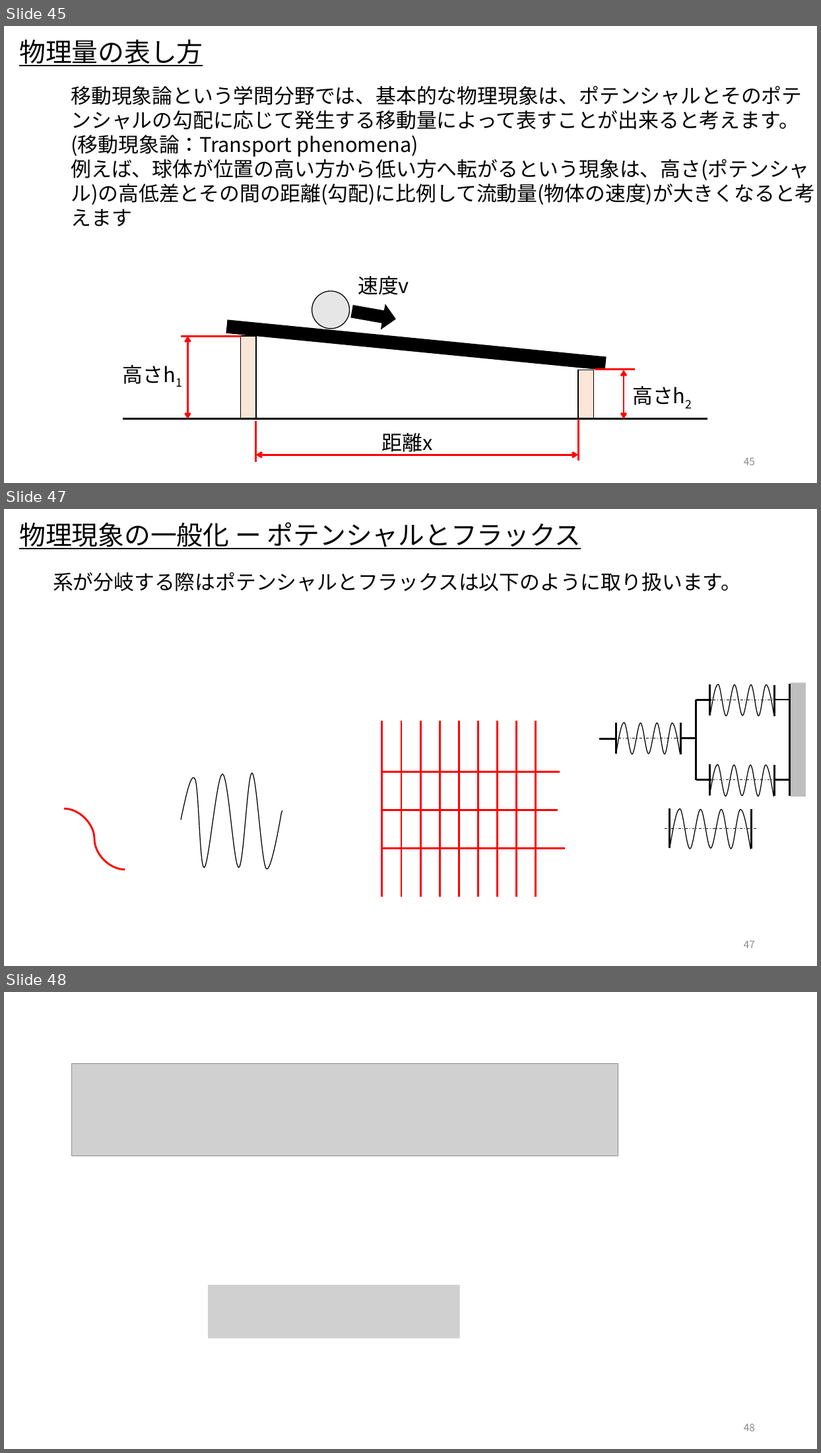
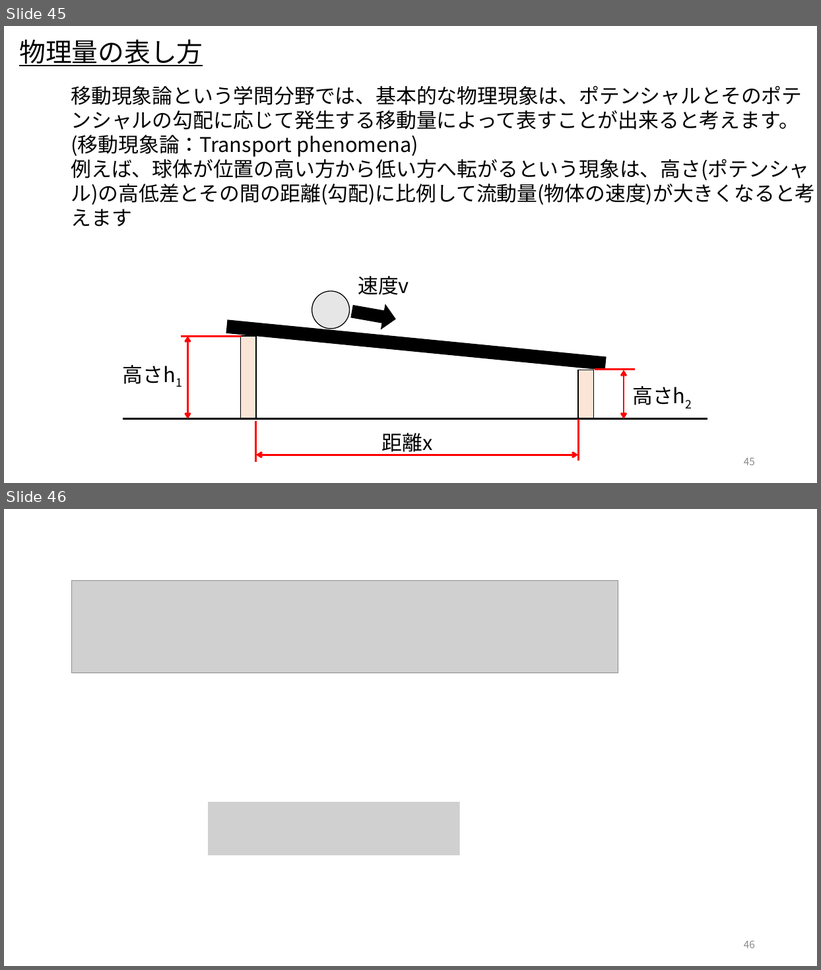
Before and after one commit to UedaShigenori/OpenModelica_Tutorials_Ja, a slide deck: Dev/7_PhysicsDomainModel/OpenModelica_Tutorials_7_PlantModel_Additional.pptx. Shown one above the other, each under a label of ours: slides 45, 47 and 48 before the commit, slides 45 and 46 after it; the slides between them are not shown. The pictures are 821x1453 and 821x970 pixels, drawn with LibreOffice and Linux fonts; fonts in the diff are those of the drawing; grey boxes stand for pictures. Boxes give left, top, right and bottom in pixels: in the first picture for what was removed or moved away, otherwise in the second. Text is boxed around its words. In the diff, an @@ line names an element or a change of style, - is before the commit and + after.

```diff
--- a/Dev/7_PhysicsDomainModel/OpenModelica_Tutorials_7_PlantModel_Additional.pptx
+++ b/Dev/7_PhysicsDomainModel/OpenModelica_Tutorials_7_PlantModel_Additional.pptx
@@ slide 47 removed at <box>4,509,817,966</box>, background #FFFFFF @@
@@ text removed at <box>19,522,582,549</box> @@
-物理現象の一般化 ー ポテンシャルとフラックス
@@ text removed at <box>53,572,741,591</box> @@
-系が分岐する際はポテンシャルとフラックスは以下のように取り扱います。
@@ group removed at <box>600,683,806,797</box>: 17 lines, 3 freeform shapes, 1 rectangle @@
@@ line removed from (382, 721) to (382, 897) @@
@@ line removed from (402, 721) to (402, 897) @@
@@ line removed from (420, 721) to (420, 897) @@
@@ line removed from (440, 721) to (440, 897) @@
@@ line removed from (459, 721) to (459, 897) @@
@@ line removed from (479, 721) to (479, 897) @@
@@ line removed from (498, 721) to (498, 897) @@
@@ line removed from (517, 721) to (517, 897) @@
@@ line removed from (536, 721) to (536, 897) @@
@@ freeform shape removed at <box>181,773,283,869</box> @@
@@ line removed from (382, 772) to (560, 772) @@
@@ curved line removed from (64, 809) to (125, 870) @@
@@ line removed from (382, 811) to (558, 811) @@
@@ group removed at <box>665,809,757,850</box>: 3 lines, 1 freeform shape @@
@@ line removed from (382, 849) to (565, 849) @@
@@ page number removed at <box>744,941,755,949</box> @@
-47
@@ what was slide 48 is now slide 46 @@
```
Also in this commit, not shown: 1 other slide removed, 1 other file.
